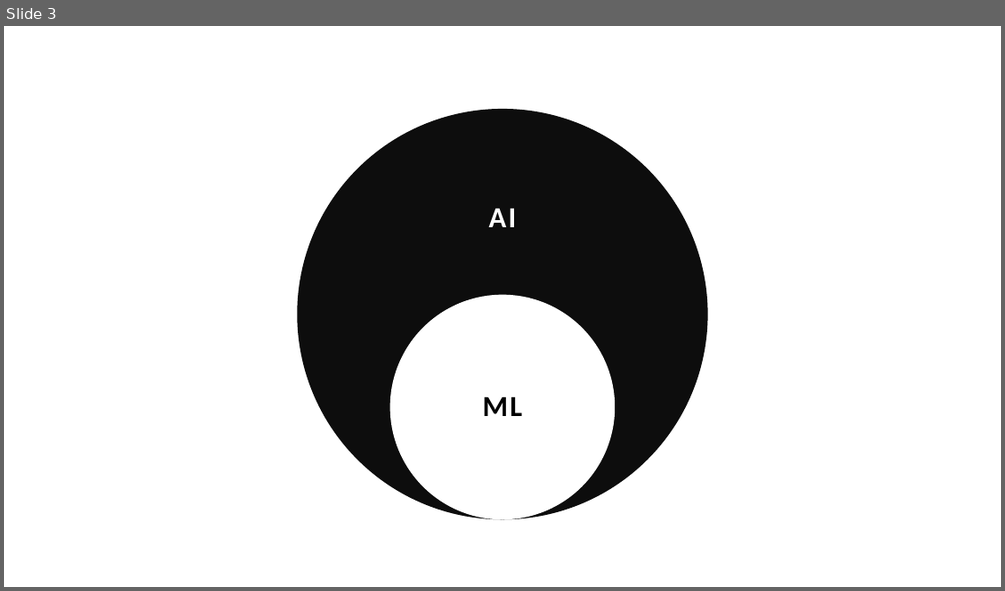
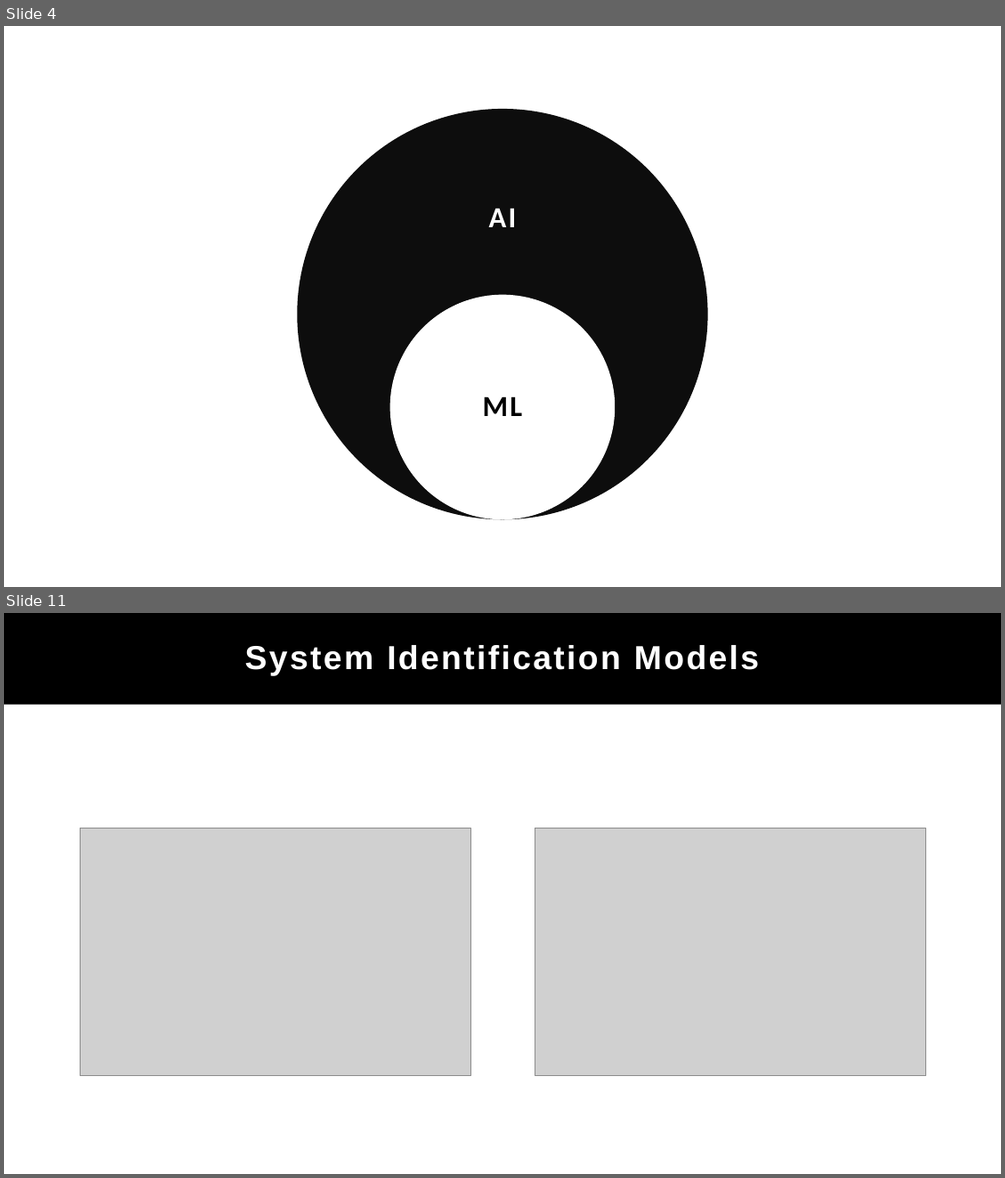
Before and after one commit to parangeomkar/stm32, a slide deck: ppt.pptx. Shown one above the other, each under a label of ours: slide 3 before the commit, slides 4 and 11 after it; the slides between them are not shown. The pictures are 1005x591 and 1005x1178 pixels, drawn with LibreOffice and Linux fonts; fonts in the diff are those of the drawing; grey boxes stand for pictures. Boxes give left, top, right and bottom in pixels: in the first picture for what was removed or moved away, otherwise in the second. Text is boxed around its words. In the diff, an @@ line names an element or a change of style, - is before the commit and + after.

```diff
--- a/ppt.pptx
+++ b/ppt.pptx
@@ slide 11 added at (x1=4, y1=613, x2=1001, y2=1174), background #FFFFFF @@
@@ rectangle added at (x1=4, y1=613, x2=385, y2=1174), fill #0D0D0D @@
@@ rectangle added at (x1=4, y1=613, x2=502, y2=1174), fill #FFFFFF @@
@@ rectangle added at (x1=4, y1=613, x2=1001, y2=705), fill #000000 @@
@@ text added at (x1=245, y1=645, x2=759, y2=676), 32 pt, text #FFFFFF, bold @@
+System Identification Models
@@ picture added at (x1=80, y1=828, x2=470, y2=1075) @@
@@ picture added at (x1=535, y1=828, x2=925, y2=1075) @@
@@ what was slide 3 is now slide 4 @@
```
Also in this commit, not shown: 2 slides changed, 9 other slides added, 2 slides removed.
